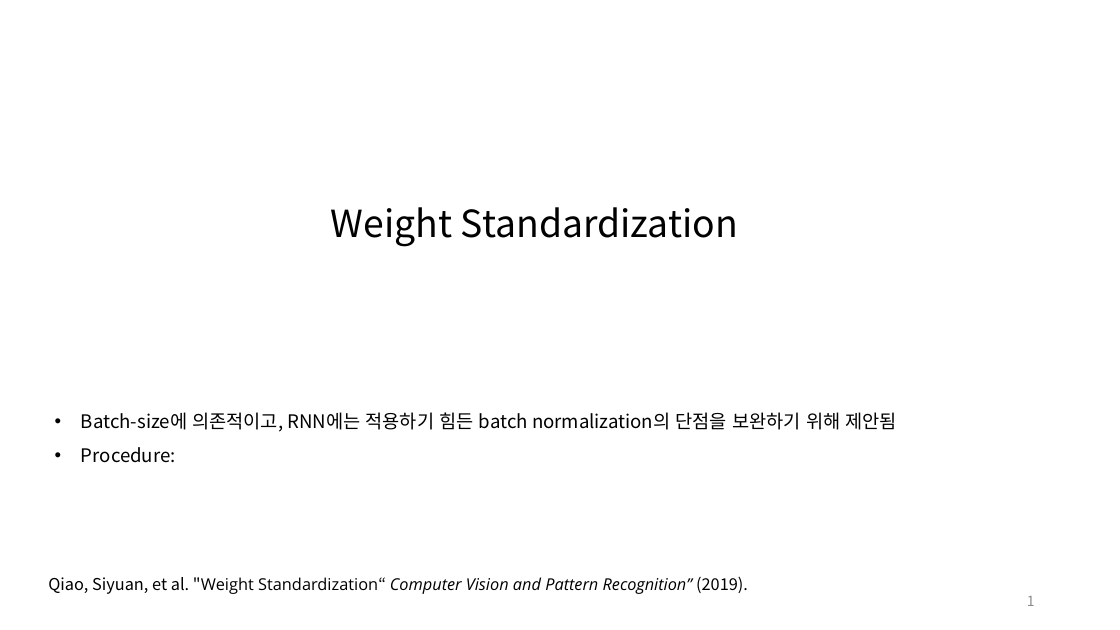
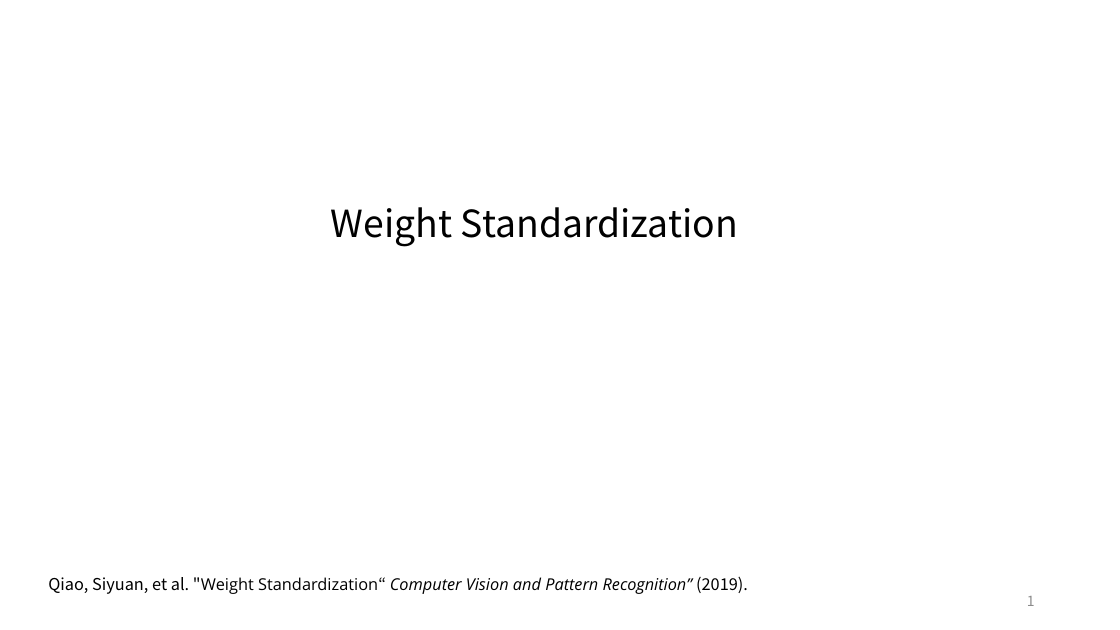
Before and after one commit to HYU-AILAB/ai-seminar, a slide deck: slide 1 of 06./aiseminar_김형섭_20210705.pptx. Drawn at 1120x630 pixels with LibreOffice and Linux fonts; fonts in the diff are those of the drawing. Boxes give left, top, right and bottom in pixels: in the first picture for what was removed or moved away, otherwise in the second. Text is boxed around its words. In the diff, an @@ line names an element or a change of style, - is before the commit and + after.

```diff
--- a/06./aiseminar_김형섭_20210705.pptx
+++ b/06./aiseminar_김형섭_20210705.pptx
@@ text removed at <box>81,412,896,463</box> @@
-• Batch-size에 의존적이고, RNN에는 적용하기 힘든 batch normalization의 단점을 보완하기 위해 제안됨
-• Procedure:
```
Also in this commit, not shown: 1 other file.
